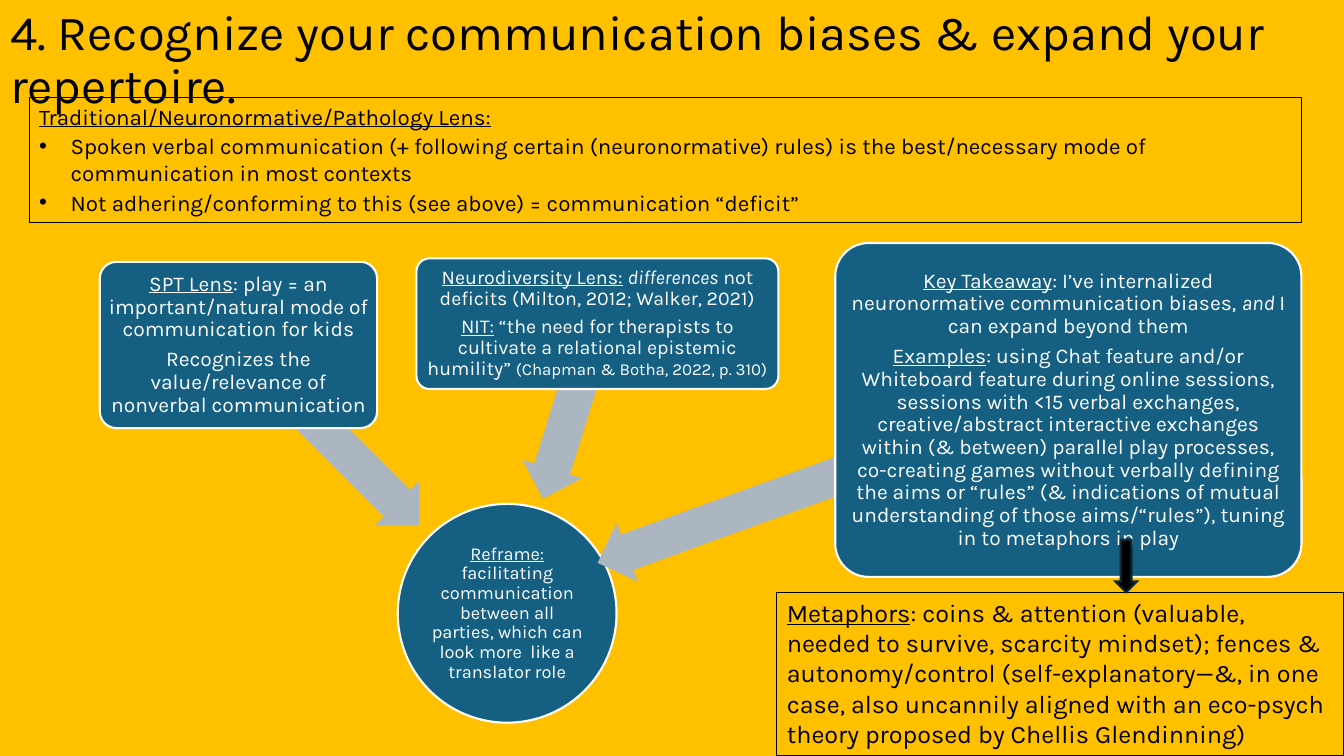
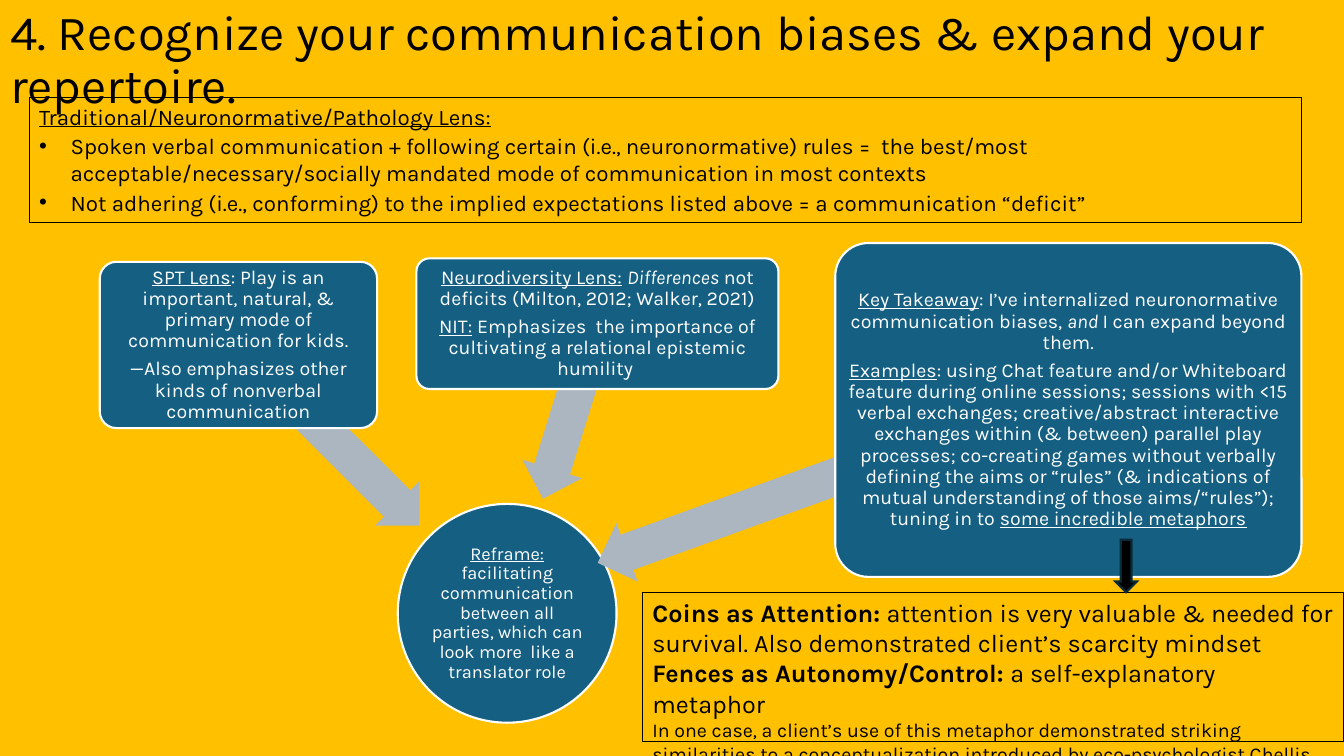
Before and after one commit to gurumojo/presentation-archive, a slide deck: slide 20 of archive/kb/capstone-slides.pptx. Drawn at 1344x756 pixels with LibreOffice and Linux fonts; fonts in the diff are those of the drawing. Boxes give left, top, right and bottom in pixels: in the first picture for what was removed or moved away, otherwise in the second. Text is boxed around its words. In the diff, an @@ line names an element or a change of style, - is before the commit and + after.

```diff
--- a/archive/kb/capstone-slides.pptx
+++ b/archive/kb/capstone-slides.pptx
@@ text in rectangle at bbox=[71, 137, 1085, 217]: text changed @@
-• Spoken verbal communication (+ following certain (neuronormative) rules) is the best/necessary mode of communication in most contexts
-• Not adhering/conforming to this (see above) = communication “deficit”
+• Spoken verbal communication + following certain (i.e., neuronormative) rules = the best/most acceptable/necessary/socially mandated mode of communication in most contexts
+• Not adhering (i.e., conforming) to the implied expectations listed above = a communication “deficit”
@@ text at bbox=[128, 270, 348, 419]: text changed; size 15 to 14 pt @@
-SPT Lens: play = an important/natural mode of communication for kids
-Recognizes the value/relevance of nonverbal communication
+SPT Lens: Play is an important, natural, & primary mode of communication for kids.
+—Also emphasizes other kinds of nonverbal communication
@@ text at bbox=[439, 270, 755, 380]: text changed @@
-Neurodiversity Lens: differences not deficits (Milton, 2012; Walker, 2021)
-NIT: “the need for therapists to cultivate a relational epistemic humility” (Chapman & Botha, 2022, p. 310)
+Neurodiversity Lens: Differences not deficits (Milton, 2012; Walker, 2021)
+NIT: Emphasizes the importance of cultivating a relational epistemic humility
@@ text at bbox=[848, 292, 1287, 530]: text changed; size 15 to 14 pt @@
-Key Takeaway: I’ve internalized neuronormative communication biases, and I can expand beyond them
-Examples: using Chat feature and/or Whiteboard feature during online sessions, sessions with <15 verbal exchanges, creative/abstract interactive exchanges within (& between) parallel play processes, co-creating games without verbally defining the aims or “rules” (& indications of mutual understanding of those aims/“rules”), tuning in to metaphors in play
+Key Takeaway: I’ve internalized neuronormative communication biases, and I can expand beyond them.
+Examples: using Chat feature and/or Whiteboard feature during online sessions; sessions with <15 verbal exchanges; creative/abstract interactive exchanges within (& between) parallel play processes; co-creating games without verbally defining the aims or “rules” (& indications of mutual understanding of those aims/“rules”); tuning in to some incredible metaphors
@@ rectangle "Coins as Attention: attention is ...": place and size @@
-rectangle "Coins as Attention: attention is ..." at bbox=[777, 593, 1344, 756]
+rectangle "Coins as Attention: attention is ..." at bbox=[642, 593, 1344, 742]
@@ text in rectangle at bbox=[652, 604, 1332, 742]: text changed @@
-Metaphors: coins & attention (valuable, needed to survive, scarcity mindset); fences & autonomy/control (self-explanatory—&, in one case, also uncannily aligned with an eco-psych theory proposed by Chellis Glendinning)
+Coins as Attention: attention is very valuable & needed for survival. Also demonstrated client’s scarcity mindset
+Fences as Autonomy/Control: a self-explanatory metaphor
+In one case, a client’s use of this metaphor demonstrated striking similarities to a conceptualization introduced by eco-psychologist Chellis Glendinning.
```
Also in this commit, not shown: 22 other slides changed.
